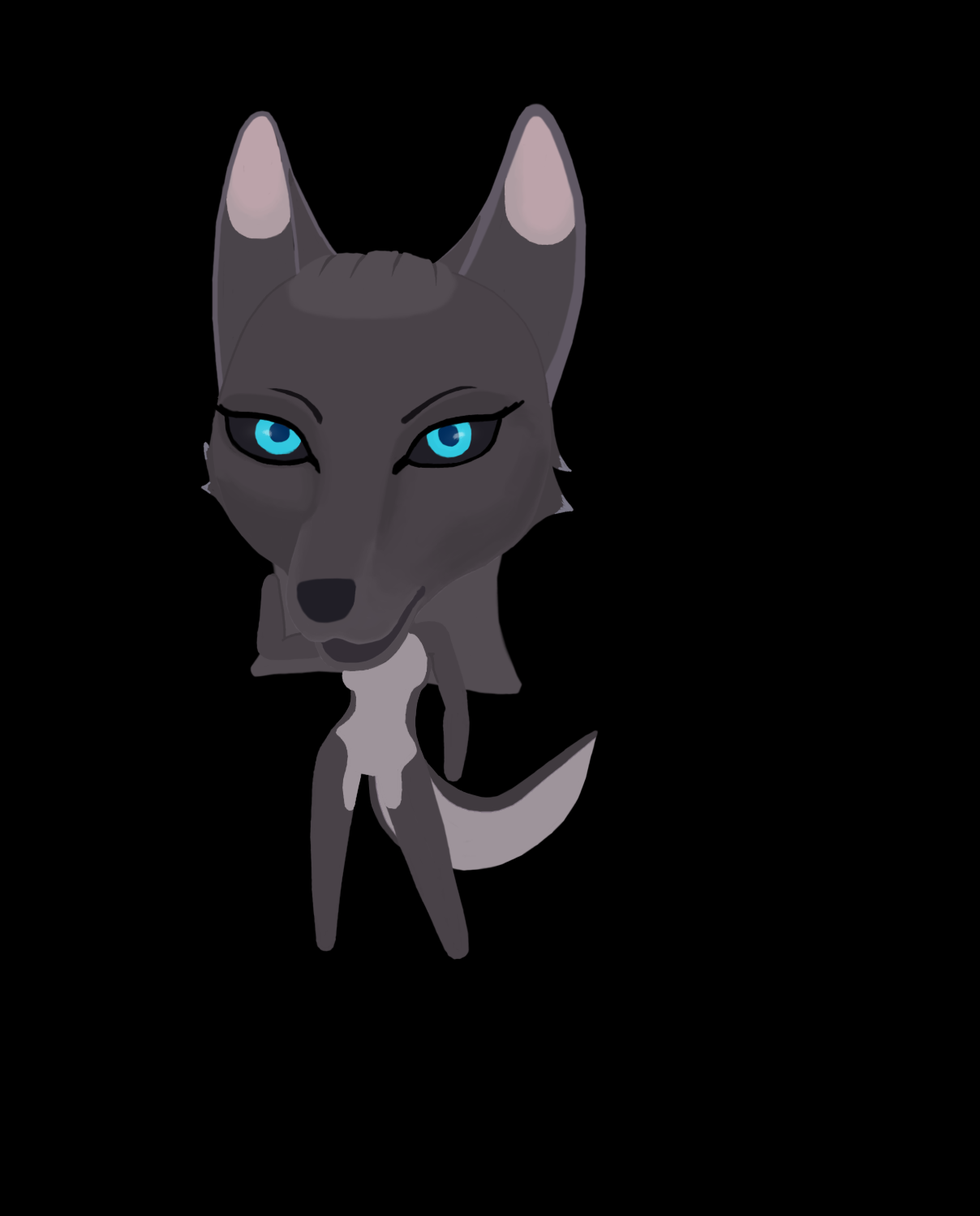
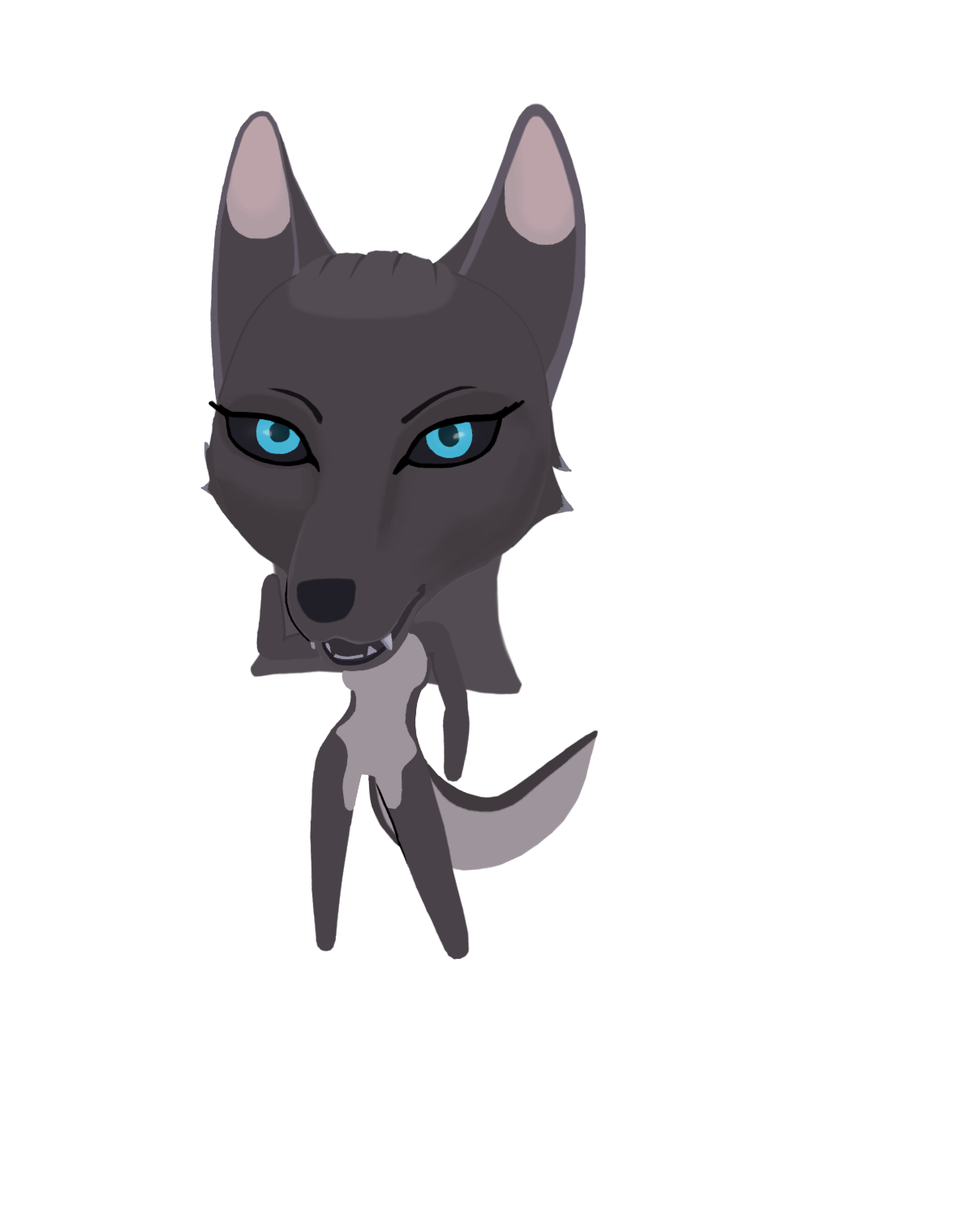
Layers edited between the first and the second 980 x 1216 image:
painted on "LINES" over <box>218,402,503,869</box>
painted on "NOES" over <box>318,613,387,667</box>
painted on "IRIS" over <box>253,418,474,459</box>
added layer "TEEF" above "EYES" over <box>309,631,393,661</box>
painted on "EYES" over <box>268,454,301,465</box>
painted on "BASE" over <box>217,132,509,952</box>
painted on "FLOOF #2" over <box>199,441,239,533</box>
painted on "ears" over <box>208,103,588,502</box>
painted on "FLOOF #1" over <box>222,130,564,339</box>
added layer "eleniel.png" above "Background" over <box>175,77,623,986</box>
hid "Background" over <box>0,0,980,1216</box>
